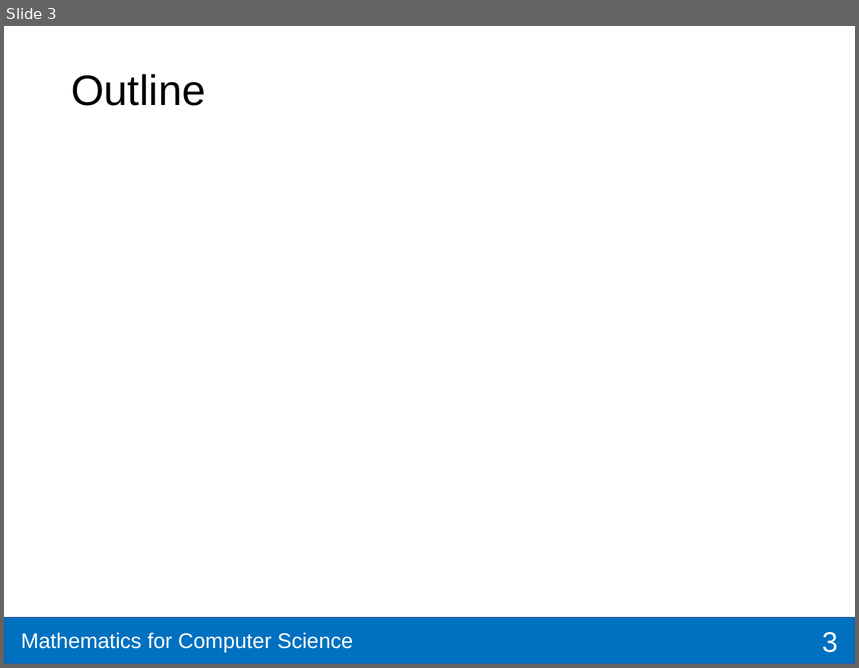
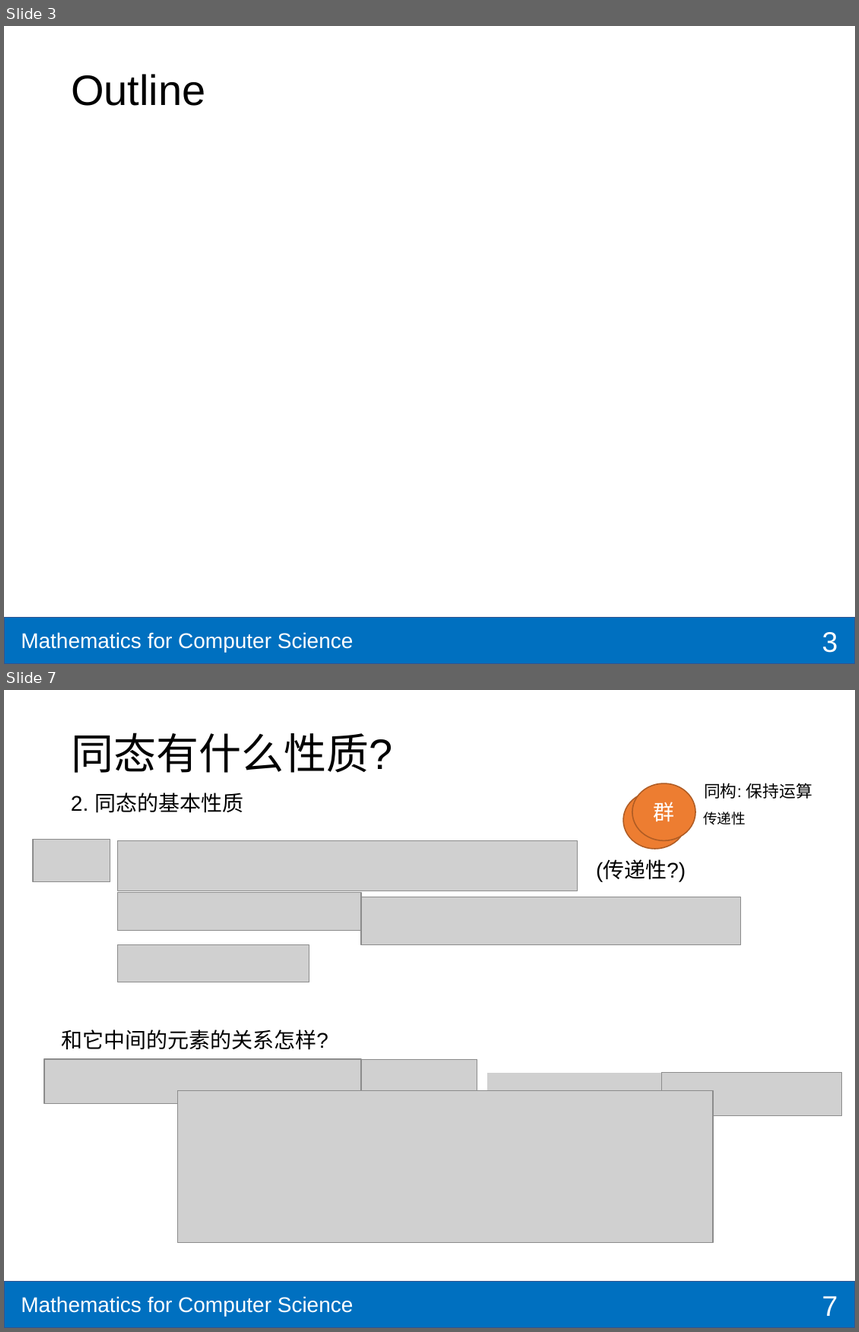
Before and after one commit to shzaiz/dx-public, a slide deck: notes/notes/mcs/9.5-group-theory/3-morphi.pptx. Shown one above the other, each under a label of ours: slide 3 before the commit, slides 3 and 7 after it; the slides between them are not shown. The pictures are 859x668 and 859x1332 pixels, drawn with LibreOffice and Linux fonts; fonts in the diff are those of the drawing; grey boxes stand for pictures. Boxes give left, top, right and bottom in pixels: in the first picture for what was removed or moved away, otherwise in the second. Text is boxed around its words. In the diff, an @@ line names an element or a change of style, - is before the commit and + after.

```diff
--- a/notes/notes/mcs/9.5-group-theory/3-morphi.pptx
+++ b/notes/notes/mcs/9.5-group-theory/3-morphi.pptx
@@ slide 7 added at (x1=4, y1=690, x2=855, y2=1328), background #FFFFFF; not listed: 2 template elements that a slide beside it also shows @@
@@ title added at (x1=71, y1=733, x2=392, y2=773), 36 pt, text #000000 @@
+同态有什么性质?
@@ text added at (x1=71, y1=793, x2=243, y2=813), 18 pt, text #000000 @@
+2. 同态的基本性质
@@ ellipse added at (x1=623, y1=791, x2=686, y2=848), fill #ED7D31, outline #AF5C24 1 pt, 18 pt, text #FFFFFF @@
+群
@@ ellipse added at (x1=633, y1=783, x2=695, y2=840), fill #ED7D31, outline #AF5C24 1 pt, 18 pt, text #FFFFFF @@
+群
@@ text added at (x1=704, y1=783, x2=813, y2=799), 14 pt, text #000000 @@
+同构: 保持运算
@@ text added at (x1=703, y1=812, x2=746, y2=825), 12 pt, text #000000 @@
+传递性
@@ picture added at (x1=33, y1=840, x2=110, y2=882) @@
@@ picture added at (x1=117, y1=840, x2=578, y2=891) @@
@@ text added at (x1=596, y1=861, x2=686, y2=882), 18 pt, text #000000 @@
+(传递性?)
@@ picture added at (x1=117, y1=893, x2=360, y2=930) @@
@@ picture added at (x1=361, y1=897, x2=741, y2=945) @@
@@ picture added at (x1=117, y1=945, x2=309, y2=982) @@
@@ text added at (x1=61, y1=1030, x2=329, y2=1050), 18 pt, text #000000 @@
+和它中间的元素的关系怎样?
@@ picture added at (x1=44, y1=1059, x2=360, y2=1103) @@
@@ picture added at (x1=361, y1=1059, x2=477, y2=1110) @@
@@ picture added at (x1=487, y1=1073, x2=668, y2=1107) @@
@@ picture added at (x1=662, y1=1073, x2=842, y2=1116) @@
@@ picture added at (x1=177, y1=1091, x2=713, y2=1243) @@
@@ page number added at (x1=823, y1=1296, x2=838, y2=1316), 24 pt, text #FFFFFF @@
+7
```
Also in this commit, not shown: 1 slide changed, 4 other slides added, 20 other files.
